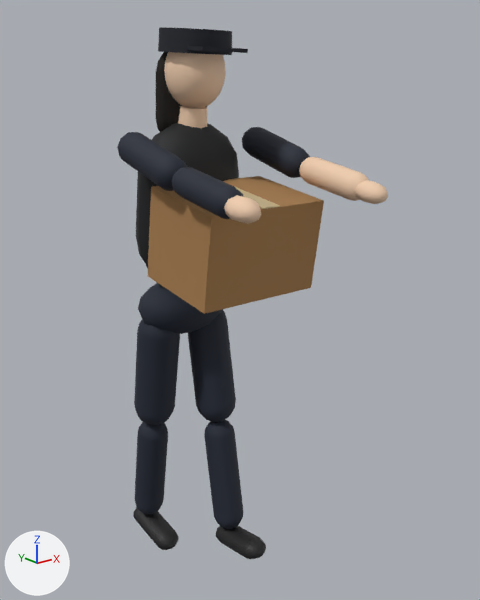
The glTF model city-hold/public/models/placeholder/char_security.glb as it was, and as the next commit left it.
Before and after are seen from a camera (50 mm lens) standing at (-1.227, -1.853, 1.604) and looking at (0.067, -0.236, 0.957). Lighting does not change. The marker at lower left points along +X, +Y and +Z. The first picture is the older version. Both versions are drawn at frame 26 of the action 'held'; the numbers are the values there.
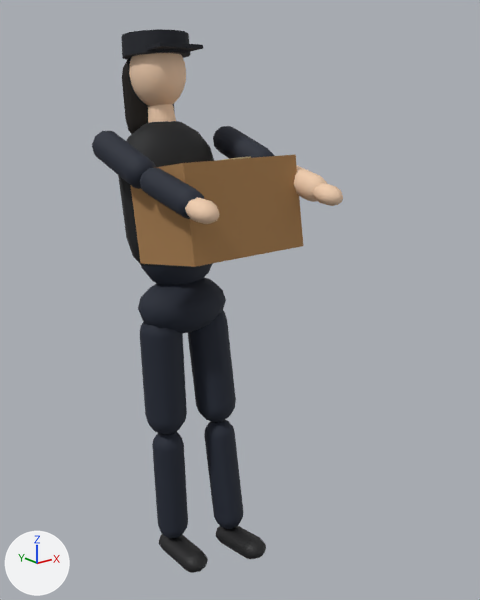
Not drawn themselves, but carrying or shaping drawn objects: ob_legl, ob_torso, ob_head, ob_arml, ob_armr.

What changed in the scene script:
```text
Change ob_legl:
    ob_legl.rotation_euler: (0.165, 0.0, 0.0) -> (-0.0454, 0.0, 0.0)  # degrees (9.5, 0, 0) -> degrees (-2.6, 0, 0)
Change ob_torso:
    ob_torso.rotation_euler: (0.15, 0.0, 0.0) -> (-0.166, 0.0, 0.0)  # degrees (8.6, 0, 0) -> degrees (-9.5, 0, 0)
Change ob_head:
    ob_head.rotation_euler: (-0.075, 0.0, 0.0) -> (0.0828, 0.0, 0.0)  # degrees (-4.3, 0, 0) -> degrees (4.7, 0, 0)
Change ob_arml:
    ob_arml.rotation_euler: (-1.45, 0.0, 0.0) -> (-1.089, 0.0, 0.0)  # degrees (-83, 0, 0) -> degrees (-62, 0, 0)
Change ob_armr:
    ob_armr.rotation_euler: (-1.45, 0.0, 0.0) -> (-1.089, 0.0, 0.0)  # degrees (-83, 0, 0) -> degrees (-62, 0, 0)
```

What differs and where, as boxes [x1, y1, x2, y2] in the pictures (480 x 600 px):
'Mesh_15', turned
    before: [148, 176, 324, 314]
    after: [130, 155, 303, 267]
'Mesh_5', turned
    before: [136, 123, 239, 266]
    after: [118, 121, 214, 266]
'Mesh_1', turned
    before: [134, 319, 180, 425]
    after: [140, 321, 187, 435]
'Mesh_2', turned
    before: [135, 422, 168, 515]
    after: [152, 431, 188, 538]
'Mesh_7', turned
    before: [164, 52, 226, 108]
    after: [129, 53, 186, 106]
'Mesh_11', turned
    before: [117, 132, 187, 191]
    after: [92, 131, 156, 189]
'Mesh_12', turned
    before: [172, 167, 244, 219]
    after: [140, 168, 204, 219]
'Mesh_11.001', turned
    before: [242, 127, 310, 178]
    after: [213, 126, 274, 159]
'Mesh_8', turned
    before: [158, 27, 232, 55]
    after: [121, 29, 191, 60]
'Mesh_10', turned
    before: [156, 52, 207, 132]
    after: [122, 58, 175, 134]
'Mesh_14', turned
    before: [299, 157, 369, 201]
    after: [294, 165, 327, 202]
'Mesh_3', turned
    before: [133, 507, 179, 550]
    after: [159, 534, 208, 573]
'Mesh_13', turned
    before: [224, 195, 261, 224]
    after: [185, 197, 219, 224]
'Mesh_13.001', turned
    before: [355, 180, 388, 204]
    after: [313, 183, 343, 206]
'Mesh_4', turned (not visible before)
    after: [141, 263, 213, 286]
'Mesh_6', turned
    before: [178, 106, 207, 129]
    after: [148, 104, 176, 123]
'Mesh_9', turned
    before: [187, 46, 248, 53]
    after: [146, 42, 203, 52]
'Mesh_16', turned
    before: [235, 187, 280, 209]
    after: [223, 157, 251, 160]
